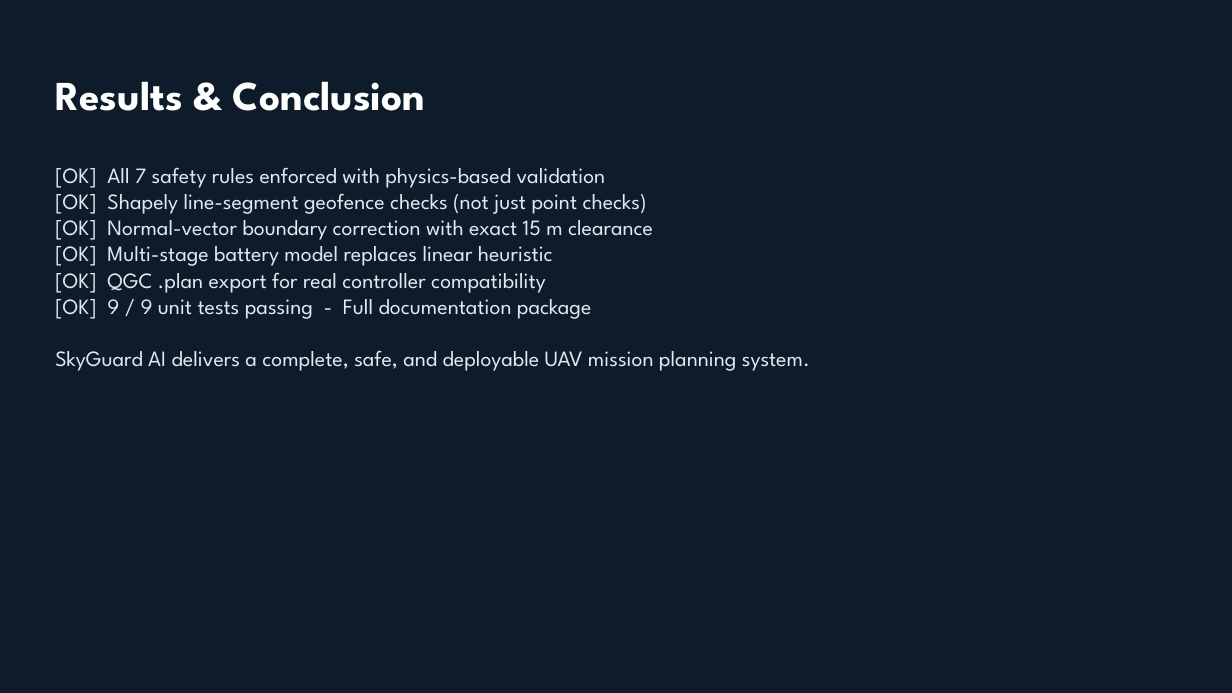
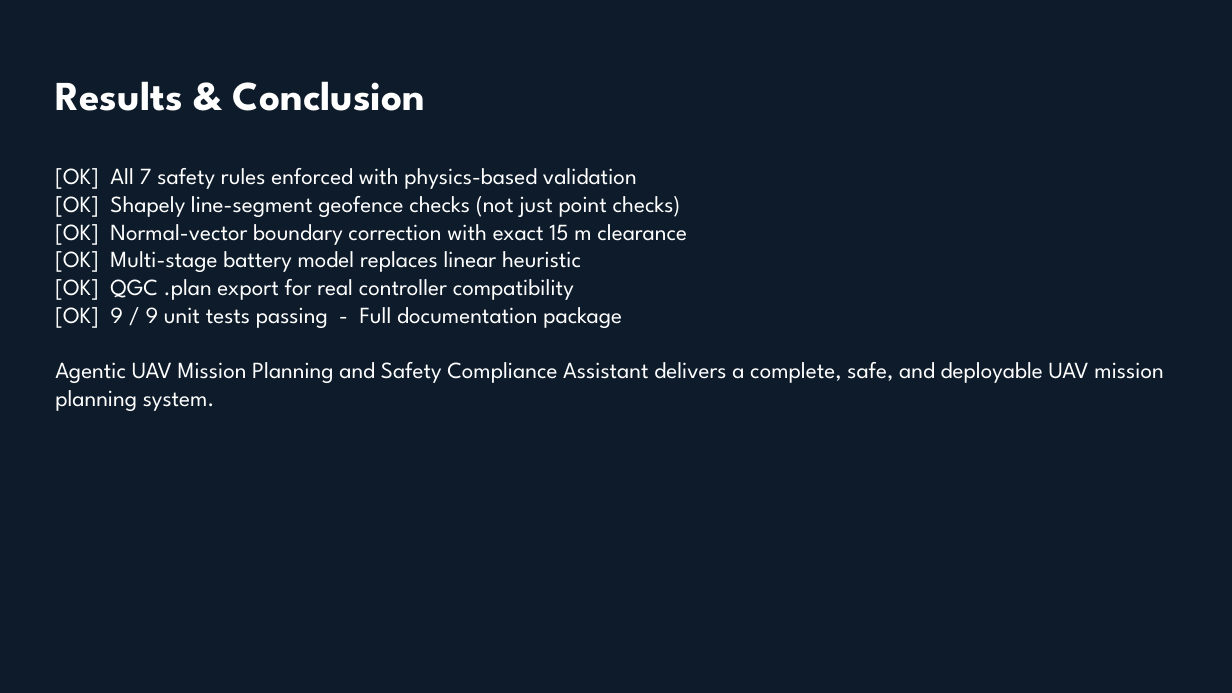
Before and after one commit to AbdulAzeemHashmi/agentic-uav-mission-planner, a slide deck: slide 7 of docs/presentation.pptx. Drawn at 1232x693 pixels with LibreOffice and Linux fonts; fonts in the diff are those of the drawing. Boxes give left, top, right and bottom in pixels: in the first picture for what was removed or moved away, otherwise in the second. Text is boxed around its words. In the diff, an @@ line names an element or a change of style, - is before the commit and + after.

```diff
--- a/docs/presentation.pptx
+++ b/docs/presentation.pptx
@@ text at bbox=[55, 168, 1163, 411]: text changed; size 17 to 18 pt; text colour #E2E8F0 to #FFFFFF @@
-[OK] All 7 safety rules enforced with physics-based validation
-[OK] Shapely line-segment geofence checks (not just point checks)
-[OK] Normal-vector boundary correction with exact 15 m clearance
-[OK] Multi-stage battery model replaces linear heuristic
-[OK] QGC .plan export for real controller compatibility
-[OK] 9 / 9 unit tests passing - Full documentation package
-SkyGuard AI delivers a complete, safe, and deployable UAV mission planning system.
+[OK] All 7 safety rules enforced with physics-based validation
+[OK] Shapely line-segment geofence checks (not just point checks)
+[OK] Normal-vector boundary correction with exact 15 m clearance
+[OK] Multi-stage battery model replaces linear heuristic
+[OK] QGC .plan export for real controller compatibility
+[OK] 9 / 9 unit tests passing - Full documentation package
+Agentic UAV Mission Planning and Safety Compliance Assistant delivers a complete, safe, and deployable UAV mission planning system.
```
Also in this commit, not shown: 1 other slide changed, 4 other files.
